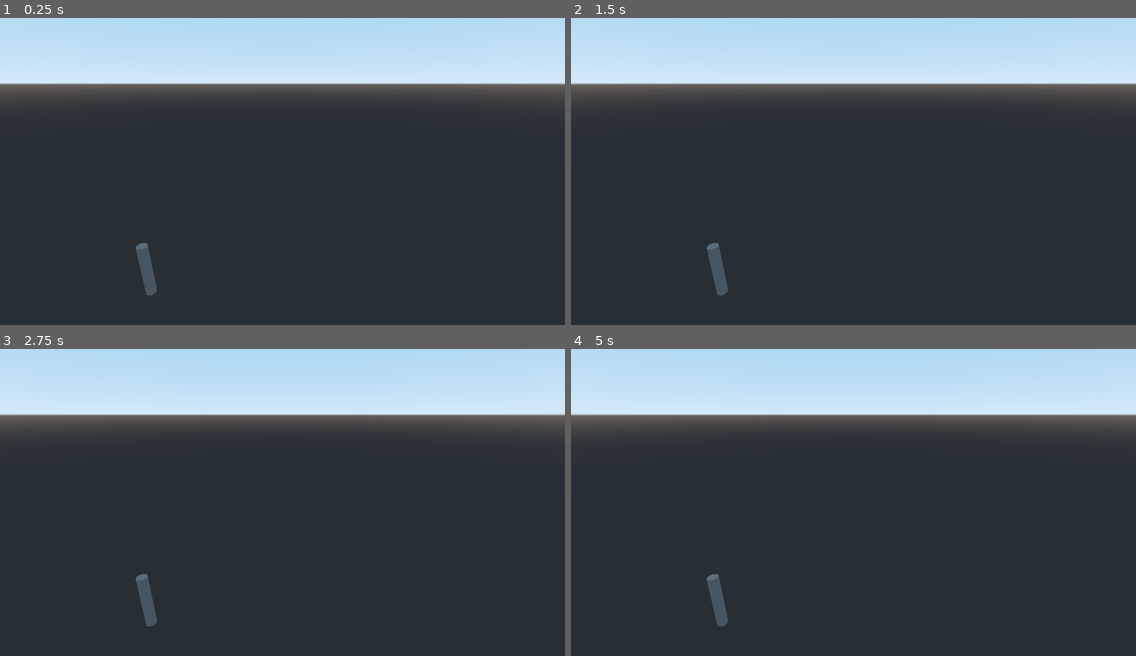
Above: before the commit, frames 1-4 (two rows, left to right).
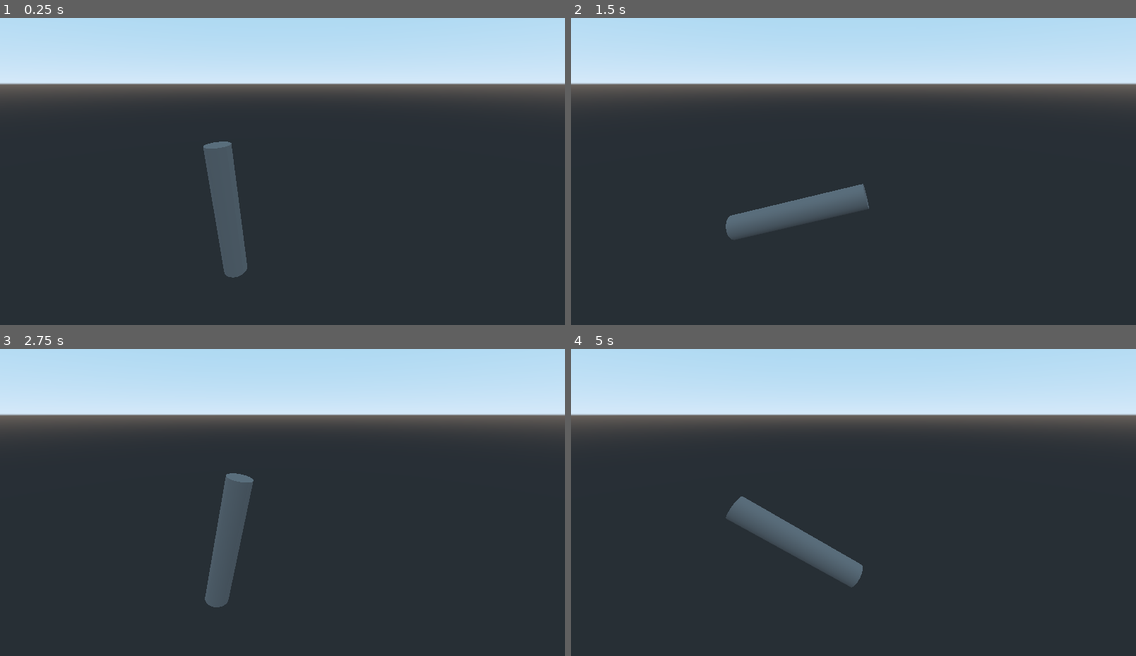
Above: after the commit, the same moments.

Repository: rdaa/AIRLander
Game: Godot game, scene res://Main.tscn
The game is run twice, just before and just after one commit, with the same random seed, the same clock (stepped at 60 frames per second) and the same inputs.
Inputs:
- Up to frame 1 (0.25 s): no input
- Up to frame 2 (1.5 s): no input
- Up to frame 3 (2.75 s): no input
- Up to frame 4 (5 s): no input

The runs differ from the first frame. In frame 1, 2.4% of the frame differs, in the area x 24-44%, y 40-91%; in frame 2, 2.3%; in frame 3, 2.3%; in frame 4, 2.5%, in the area x 24-52%, y 48-91%.

Commit message:
instantiating working for the first time

Diff:
--- a/AIRLander/Main.gd
+++ b/AIRLander/Main.gd
@@ -3,21 +3,30 @@
 # Declare member variables here. Examples:
 # var a = 2
 # var b = "text"
-var s = load("res://Starship.gd")
+onready var s = load("res://Starship.gd")
+
+onready var Starship_scene = preload("res://Starship.tscn")
+
 var pos = Vector2(10.0,10.0)
 var vel = Vector2(0.0,-300.0)
 var gamma = Vector2(0.0,0.0)
-var nuevas = s.new(pos,vel,gamma)
+var s1
+var ss
+#var s2 = s.new(Vector2(50.0,30.0),vel,gamma)
 
 
 # Called when the node enters the scene tree for the first time.
 func _ready():
 
-
-
-	nuevas.update()
+	s1 = s.new(pos,vel,gamma)
+	s1.name = "hola"
+	add_child(s1)
+	s1.crear()
+	s1.update()
+	#ss = Starship_scene.instance()
+	#add_child(ss)
 
 # Called every frame. 'delta' is the elapsed time since the previous frame.
 func _process(delta):
-	nuevas.update()
-	print(nuevas.r,nuevas.theta)
+	s1.update()
+	#print(nuevas.r,nuevas.theta)
--- a/AIRLander/Main.tscn
+++ b/AIRLander/Main.tscn
@@ -1,14 +1,10 @@
-[gd_scene load_steps=3 format=2]
+[gd_scene load_steps=2 format=2]
 
 [ext_resource path="res://Main.gd" type="Script" id=1]
-[ext_resource path="res://Starship.tscn" type="PackedScene" id=2]
 
 [node name="Main" type="Node"]
 script = ExtResource( 1 )
 
-[node name="Starship" parent="." instance=ExtResource( 2 )]
-transform = Transform( 1, 0, 0, 0, 1, 0, 0, 0, 1, 2.24753, -0.445618, -5.80569 )
-
 [node name="Camera" type="Camera" parent="."]
-transform = Transform( 1, 0, 0, 0, 0.951545, 0.30751, 0, -0.30751, 0.951545, 123.357, 157.789, 164.539 )
+transform = Transform( 1, 0, 0, 0, 0.951545, 0.30751, 0, -0.30751, 0.951545, 19.8086, 44.0511, 74.9594 )
 far = 8192.0
--- a/AIRLander/Starship.gd
+++ b/AIRLander/Starship.gd
@@ -1,6 +1,8 @@
 extends Spatial
 
 class_name Starship
+
+
 var r :Vector2
 var v :Vector2
 var gamma :Vector2
@@ -21,63 +23,74 @@
 var fuerzas
 var ri
 var Dt
+onready var ss = preload("res://Starship.tscn").instance()
+var ssrot
+
+
+
 
 
 func _init(r,v,gamma,alpha = 0.0, w = 0.0, theta = 0.0):
-	self.r = r
-	self.v = v
-	# self.rglobal
-	# self.vglobal
-	# self.gammaglobal
-	# self.vlocal
-	# self.gammalocal
-	self.gamma = gamma #aceleracion
-	self.alpha = alpha #acc angular
-	self.w = w #vel angular
-	self.theta = theta #ángulo
+
+	#ss = ss_scene.instance()
+
+
+	r = r
+	v = v
+	# rglobal
+	# vglobal
+	# gammaglobal
+	# vlocal
+	# gammalocal
+	gamma = gamma #aceleracion
+	alpha = alpha #acc angular
+	w = w #vel angular
+	theta = theta #ángulo
 
 
 
 	#Modelo Cilíndrico, CG en el centro Geométrico (0,0) en coord locales
-	self.diametro = 9.0 #diámetro
-	self.radio = self.diametro/2.0 #radio
-	self.h = 50 #Longitud del cohete
+	diametro = 9.0 #diámetro
+	radio = diametro/2.0 #radio
+	h = 50 #Longitud del cohete
 
-	self.m = 120000
+	m = 120000
 
 	#Tensor de inercia de un cilindro (Cambiar cuando cambie el modelo a uno más realista)
-	self.Itensor = Basis()
-	self.Itensor.x = (self.m/12.0)*Vector3(3*pow(self.radio,2) + self.h, 0, 0)
-	self.Itensor.y = (self.m/12.0)*Vector3(0,3*pow(self.radio,2) + self.h, 0)
-	self.Itensor.z = (self.m/12.0)*Vector3(0, 0, 6*pow(self.radio,2))
+	Itensor = Basis()
+	Itensor.x = (m/12.0)*Vector3(3*pow(radio,2) + h, 0, 0)
+	Itensor.y = (m/12.0)*Vector3(0,3*pow(radio,2) + h, 0)
+	Itensor.z = (m/12.0)*Vector3(0, 0, 6*pow(radio,2))
 	print(Itensor)
-	self.I2D = self.Itensor.x.x #El valor que vamos a usar en el problema 2D, es la única dirección en la que lo giraremos
-#	print(self.I2D)
-	self.beta = 0 #Ángulo de la tobera del motor respecto al eje longitudinal
-	self.Ftmax = 6000000  #Máximo empuje del motor cohete
+	I2D = Itensor.x.x #El valor que vamos a usar en el problema 2D, es la única dirección en la que lo giraremos
+#	print(I2D)
+	beta = 0 #Ángulo de la tobera del motor respecto al eje longitudinal
+	Ftmax = 1200000  #Máximo empuje del motor cohete
 
 	#RCS -- en el extremo superior, apuntando a -x y +x
-	self.Frcs = [Vector2(-0.01,0),Vector2(0.01,0)] #Vectores de empuje del control de actitud (RCS)
-	self.RCS = [1,0] #indica qué RCS están activos (1) e inactivos (0)
-	self.d_rcs = self.h/2 #distancia de los rcs respecto al CG (h/2---- extremo superior del cohete)
+	Frcs = [Vector2(-0.01,0),Vector2(0.01,0)] #Vectores de empuje del control de actitud (RCS)
+	RCS = [1,0] #indica qué RCS están activos (1) e inactivos (0)
+	d_rcs = h/2 #distancia de los rcs respecto al CG (h/2---- extremo superior del cohete)
 
 
-	self.fuerzas = [] #Aquí entrarán las fuerzas en cada momento para iterar en ellas
-	self.ri = [] #Brazos de las fuerzas respecto al CM (para calcular los momentos)
-	self.Dt = 0.1 #Paso de tiempo en segundos
+	fuerzas = [] #Aquí entrarán las fuerzas en cada momento para iterar en ellas
+	ri = [] #Brazos de las fuerzas respecto al CM (para calcular los momentos)
+	Dt = 0.1 #Paso de tiempo en segundos
 
 	var Sfuerzas = Vector2(0.0,0.0)
+
+
 
 func update():
 	#TODO: aplicar fuerzas, cambiar acc,
 
 	#clear f
-	self.fuerzas = []
-	self.ri = []
-	self.applyThrust(self.beta)
-	self.applyRCS()
-	self.applyG()
-	#print('ri:', self.ri)
+	fuerzas = []
+	ri = []
+	applyThrust(beta)
+	applyRCS()
+	applyG()
+	#print('ri:', ri)
 
 
 	#Newton
@@ -85,48 +98,57 @@
 	for f in fuerzas:
 		Sfuerzas += f
 
-	print(Sfuerzas)
-	self.gamma = (1/self.m)*Sfuerzas
-	#print("gamma",self.gamma)
+	#print(Sfuerzas)
+	gamma = (1/m)*Sfuerzas
+	#print("gamma",gamma)
 
 	#Momentos
-	self.alpha = 0
-	for i in range(len(self.fuerzas)):
+	alpha = 0
+	for i in range(len(fuerzas)):
 #		print(ri[i],fuerzas[i])
-		self.alpha += ri[i].cross(fuerzas[i]) #
+		alpha += ri[i].cross(fuerzas[i]) #
 #		print("Cross")
 #		print(ri[i].cross(fuerzas[i]))
 	#velocidad
-	self.v += self.gamma*self.Dt
+	v += gamma*Dt
 	#posicion
-	self.r += self.v *self.Dt
+	r += v *Dt
 
 	#vel. angular
-	self.w += self.alpha *self.Dt
+	w += alpha *Dt
 	#angulo theta
-	self.theta += self.w*self.Dt
+	theta += w*Dt
+	alpha *= (1/I2D)
+	applyUpdate()
 
-
-	self.alpha *= (1/self.I2D)
 
 
 
 func applyThrust(beta):
-    var f = Vector2(-self.Ftmax*sin(beta), self.Ftmax*cos(beta))
-    self.fuerzas.append(f)
-    var brazo = Vector2(sin(beta)*cos(beta)*self.h/2.0, sin(beta)*sin(beta)*self.h/2.0)
-    self.ri.append(brazo)
+    var f = Vector2(-Ftmax*sin(beta), Ftmax*cos(beta))
+    fuerzas.append(f)
+    var brazo = Vector2(sin(beta)*cos(beta)*h/2.0, sin(beta)*sin(beta)*h/2.0)
+    ri.append(brazo)
 
 func applyRCS():
 	for i in range(len(RCS)):
 		if RCS[i]:
-			self.fuerzas.append(self.Frcs[i])
-			self.ri.append(Vector2(0,self.d_rcs))
+			fuerzas.append(Frcs[i])
+			ri.append(Vector2(0,d_rcs))
 
 func applyG():
 
 	fuerzas.append(m*Vector2(0,-10))
 	ri.append(Vector2(0.0,0.0))
 
-func magnitud2D(vector:Vector2):
-	return sqrt(vector[0]*vector[0] + vector.y*vector.y)
+
+func applyUpdate():
+	#print('rot',ssrotational)
+	ss.set_translation(Vector3(r.x,r.y,0))
+	ssrot.rotate(Vector3(0,0,1),deg2rad(w))
+
+
+func crear():
+	add_child(ss)
+	ssrot = get_node("Starship/Starship-rotation")
+	ss.set_translation(Vector3(r.x,r.y,0))
--- a/AIRLander/Starship.tscn
+++ b/AIRLander/Starship.tscn
@@ -1,6 +1,4 @@
-[gd_scene load_steps=4 format=2]
-
-[ext_resource path="res://Starship.gd" type="Script" id=1]
+[gd_scene load_steps=3 format=2]
 
 [sub_resource type="CylinderMesh" id=1]
 top_radius = 4.5
@@ -12,8 +10,11 @@
 metallic = 0.34
 
 [node name="Starship" type="Spatial"]
-script = ExtResource( 1 )
 
-[node name="MeshInstance" type="MeshInstance" parent="."]
+[node name="Starship-rotation" type="Spatial" parent="."]
+
+[node name="Starship-linear" type="Spatial" parent="Starship-rotation"]
+
+[node name="MeshInstance" type="MeshInstance" parent="Starship-rotation/Starship-linear"]
 mesh = SubResource( 1 )
 material/0 = SubResource( 2 )
